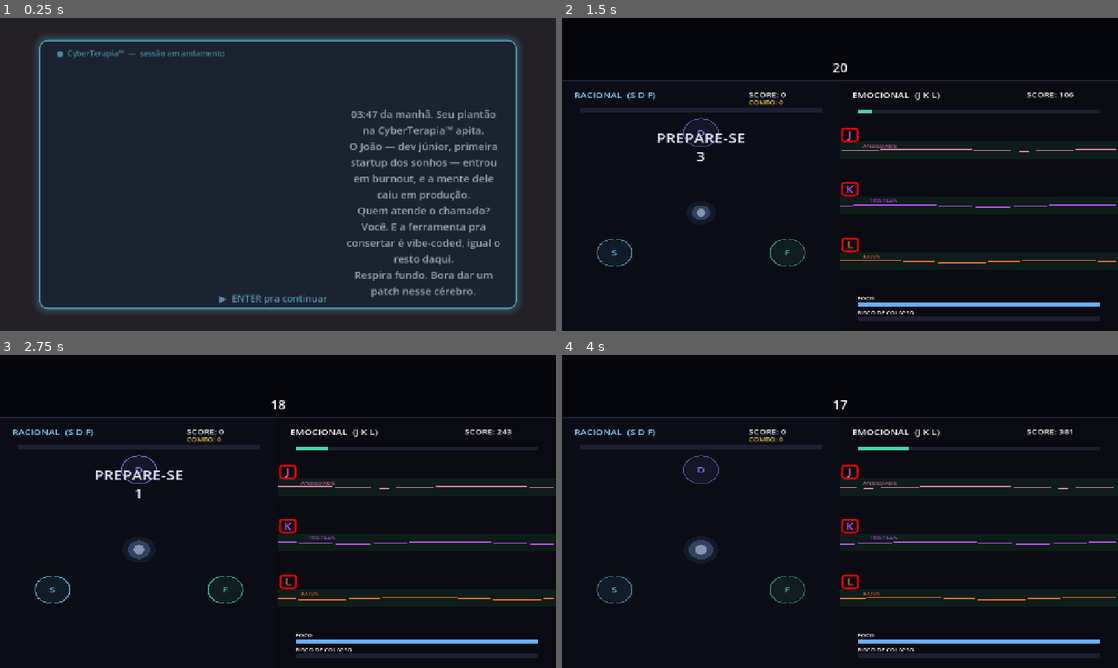
Above: before the commit, frames 1-4 (two rows, left to right).
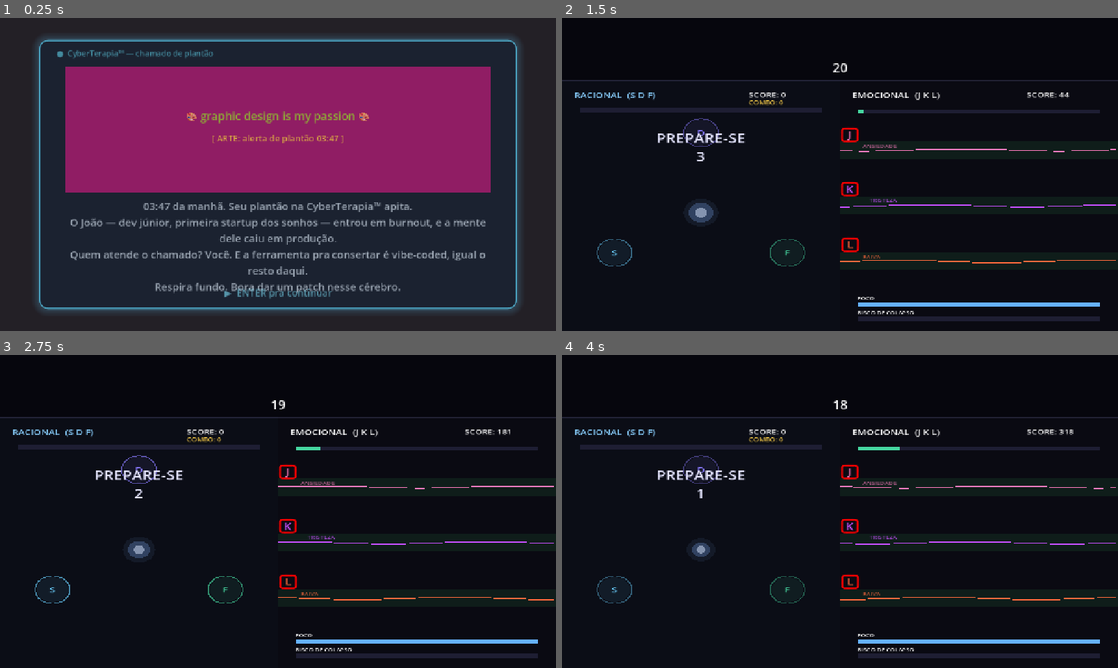
Above: after the commit, the same moments.

Repository: joaopedrogiancolidev/Gamejam42
Game: Godot game, scene res://scenes/Lore1.tscn
The game is run twice, just before and just after one commit, with the same random seed, the same clock (stepped at 60 frames per second) and the same inputs. This scene is started directly instead of the project's main scene. Sound files missing from this copy of the repository are replaced by a short silence.
Inputs:
- Up to frame 1 (0.25 s): no input
- Up to frame 2 (1.5 s): tap Enter at 0.5, 0.6 s; hold D 0.53-1.28 s; tap Space at 0.77, 1.07 s; tap Keypad Enter at 0.8, 1.35 s; hold S from 1.28 s (still down)
- Up to frame 3 (2.75 s): tap Space at 1.52, 1.82, 2.3 s; tap K at 1.55, 2.1 s; release S at 2.03 s; hold D from 2.03 s (still down)
- Up to frame 4 (4 s): tap Space at 2.85, 3.02, 3.32, 3.77 s; tap Enter at 3.05, 3.6 s; release D at 3.53 s; hold S from 3.53 s (still down); tap Keypad Enter at 3.8 s

The runs differ from the first frame. In frame 1, 36% of the frame differs, in the area x 11-90%, y 10-92%; in frame 2, 0.9%; in frame 3, 0.9%; in frame 4, 1.3%.

Commit message:
feat: esqueleto do fluxo de cenas (menu->lore->tutoriais->hub) + renomeia TemplateLore

Diff:
--- a/scenes/Lore1.tscn
+++ b/scenes/Lore1.tscn
@@ -1,32 +1,12 @@
-[gd_scene format=3 uid="uid://bmomykciw7w5h"]
+[gd_scene load_steps=2 format=3]
 
-[ext_resource type="PackedScene" path="res://scenes/CardLore.tscn" id="1_base"]
+[ext_resource type="PackedScene" path="res://scenes/TemplateLore.tscn" id="1_base"]
 
-[node name="Lore1" unique_id=123050302 instance=ExtResource("1_base")]
+[node name="Lore1" instance=ExtResource("1_base")]
+header = "●  CyberTerapia™ — chamado de plantão"
 texto = "03:47 da manhã. Seu plantão na CyberTerapia™ apita.
 O João — dev júnior, primeira startup dos sonhos — entrou em burnout, e a mente dele caiu em produção.
 Quem atende o chamado? Você. E a ferramenta pra consertar é vibe-coded, igual o resto daqui.
 Respira fundo. Bora dar um patch nesse cérebro."
-proxima_cena = "res://scenes/Hub.tscn"
-
-[node name="Conteudo" parent="." index="4"]
-layout_mode = 3
-anchors_preset = 0
-offset_left = -2.0
-offset_top = -43.0
-offset_right = 1278.0
-offset_bottom = 677.0
-
-[node name="Texto" parent="Conteudo" index="0"]
-layout_mode = 0
-offset_left = 793.0
-offset_top = 247.0
-offset_right = 1162.0
-offset_bottom = 626.0
-
-[node name="Continuar" parent="Conteudo" index="1"]
-layout_mode = 0
-offset_left = 141.0
-offset_top = 672.0
-offset_right = 1121.0
-offset_bottom = 710.0
+arte_placeholder = "[ ARTE: alerta de plantão 03:47 ]"
+proxima_cena = "res://scenes/Tutorial1.tscn"
--- /dev/null
+++ b/scenes/Lore2.tscn
@@ -0,0 +1,11 @@
+[gd_scene load_steps=2 format=3]
+
+[ext_resource type="PackedScene" path="res://scenes/TemplateLore.tscn" id="1_base"]
+
+[node name="Lore2" instance=ExtResource("1_base")]
+header = "●  CyberTerapia™ — sessão oficial"
+texto = "Sessão oficial: os dois lados AO MESMO TEMPO.
+RAZÃO (W A S D) · EMOÇÃO (I J K L).
+Mantenham o equilíbrio — e segurem firme quando o glitch travar uma tecla."
+arte_placeholder = "[ ARTE: painel da sessão / lembrete de teclas ]"
+proxima_cena = "res://scenes/Hub.tscn"
--- /dev/null
+++ b/scenes/PlotTwist.tscn
@@ -0,0 +1,11 @@
+[gd_scene load_steps=2 format=3]
+
+[ext_resource type="PackedScene" path="res://scenes/TemplateLore.tscn" id="1_base"]
+
+[node name="PlotTwist" instance=ExtResource("1_base")]
+header = "⚠  ALERTA DO SISTEMA"
+texto = "KERNEL PANIC: o lado RACIONAL travou.
+Sozinho você não dá conta dos dois lados...
+CHAMA UM COLEGA pra sentar do seu lado — agora são 2 no mesmo teclado!"
+arte_placeholder = "[ ARTE: CHAMA O COLEGA! · 2 players ]"
+proxima_cena = "res://scenes/Tutorial2.tscn"
--- a/scenes/CardLore.tscn
+++ b/scenes/TemplateLore.tscn
@@ -1,6 +1,6 @@
 [gd_scene load_steps=3 format=3]
 
-[ext_resource type="Script" path="res://scripts/CardLore.gd" id="1_card"]
+[ext_resource type="Script" path="res://scripts/TemplateLore.gd" id="1_tpl"]
 
 [sub_resource type="StyleBoxFlat" id="StyleBoxFlat_tela"]
 bg_color = Color(0.05, 0.05, 0.1, 0.92)
@@ -16,8 +16,8 @@
 shadow_color = Color(0.4, 0.8, 1, 0.3)
 shadow_size = 18
 
-[node name="CardLore" type="Node2D"]
-script = ExtResource("1_card")
+[node name="TemplateLore" type="Node2D"]
+script = ExtResource("1_tpl")
 
 [node name="Fundo" type="ColorRect" parent="."]
 offset_right = 1280.0
@@ -38,7 +38,7 @@
 offset_bottom = 96.0
 theme_override_colors/font_color = Color(0.4, 0.9, 1, 0.85)
 theme_override_font_sizes/font_size = 18
-text = "●  CyberTerapia™  —  sessão em andamento"
+text = "●  CyberTerapia™"
 
 [node name="Imagem" type="TextureRect" parent="."]
 offset_left = 150.0
@@ -47,6 +47,32 @@
 offset_bottom = 400.0
 expand_mode = 1
 stretch_mode = 5
+
+[node name="Placeholder" type="ColorRect" parent="."]
+offset_left = 150.0
+offset_top = 112.0
+offset_right = 1130.0
+offset_bottom = 400.0
+color = Color(0.92, 0.1, 0.55, 0.9)
+
+[node name="Titulo" type="Label" parent="Placeholder"]
+offset_top = 95.0
+offset_right = 980.0
+offset_bottom = 140.0
+theme_override_colors/font_color = Color(0.55, 1, 0.1, 1)
+theme_override_font_sizes/font_size = 26
+text = "🎨 graphic design is my passion 🎨"
+horizontal_alignment = 1
+
+[node name="Desc" type="Label" parent="Placeholder"]
+offset_top = 150.0
+offset_right = 980.0
+offset_bottom = 230.0
+theme_override_colors/font_color = Color(1, 0.95, 0.2, 1)
+theme_override_font_sizes/font_size = 20
+text = "[ ARTE AQUI ]"
+horizontal_alignment = 1
+autowrap_mode = 3
 
 [node name="Conteudo" type="Control" parent="."]
 offset_right = 1280.0
@@ -59,7 +85,7 @@
 offset_bottom = 606.0
 theme_override_colors/font_color = Color(0.9, 0.95, 1, 1)
 theme_override_font_sizes/font_size = 24
-text = "Texto da lore aqui..."
+text = "Texto da história aqui..."
 horizontal_alignment = 1
 autowrap_mode = 3
 
--- /dev/null
+++ b/scenes/Tutorial1.tscn
@@ -0,0 +1,11 @@
+[gd_scene load_steps=2 format=3]
+
+[ext_resource type="PackedScene" path="res://scenes/TemplateLore.tscn" id="1_base"]
+
+[node name="Tutorial1" instance=ExtResource("1_base")]
+header = "●  TUTORIAL — lado emocional"
+texto = "Primeiro, as ONDAS EMOCIONAIS.
+Segure I J K L pra puxar ansiedade, tristeza e raiva de volta pra zona calma.
+Não deixe o RISCO DE COLAPSO encher."
+arte_placeholder = "[ aqui roda o minigame WAVES em modo fácil ]"
+proxima_cena = "res://scenes/PlotTwist.tscn"
--- /dev/null
+++ b/scenes/Tutorial2.tscn
@@ -0,0 +1,11 @@
+[gd_scene load_steps=2 format=3]
+
+[ext_resource type="PackedScene" path="res://scenes/TemplateLore.tscn" id="1_base"]
+
+[node name="Tutorial2" instance=ExtResource("1_base")]
+header = "●  TUTORIAL — lado racional"
+texto = "Agora o RITMO RACIONAL.
+No tempo certo, aperte W A S D pra executar as tarefas no ritmo.
+Mandar bem em sequência = COMBO."
+arte_placeholder = "[ aqui roda o minigame DANCE em modo fácil ]"
+proxima_cena = "res://scenes/Lore2.tscn"
--- a/scripts/CardLore.gd
+++ /dev/null
@@ -1,61 +0,0 @@
-extends Node2D
-
-# ============================================================
-#  CARD DE LORE — template reaproveitável (LORE 1 / plot-twist / LORE 2)
-#
-#  Mostra: imagem (opcional) + texto + "ENTER pra continuar".
-#  Tudo configurável no Inspector, sem mexer no código:
-#    - texto         : o que a tela escreve
-#    - imagem        : arraste a arte (Texture2D) aqui
-#    - proxima_cena  : a cena que abre ao apertar ENTER (.tscn)
-#
-#  COMO USAR pra criar uma tela nova:
-#    1. No FileSystem, botão direito em CardLore.tscn ->
-#       "New Inherited Scene" (ou duplique a cena).
-#    2. Preencha 'texto', arraste a 'imagem' e escolha a
-#       'proxima_cena' no Inspector.
-#    3. Salve como Lore1.tscn, PlotTwist.tscn, etc.
-#  Encadeie: Menu -> Lore1 -> (tutorial) -> PlotTwist -> ... -> Hub.
-#
-#  TESTAR: abra a cena e aperte F6.
-# ============================================================
-
-@export_multiline var texto: String = "Texto da lore aqui..."
-@export var imagem: Texture2D
-@export_file("*.tscn") var proxima_cena: String = ""
-
-@onready var _texto: Label = $Conteudo/Texto
-@onready var _imagem: TextureRect = $Imagem
-@onready var _continuar: Label = $Conteudo/Continuar
-
-var _t: float = 0.0
-
-
-func _ready() -> void:
-	_texto.text = texto
-	if imagem:
-		_imagem.texture = imagem
-	# fade-in suave do conjunto
-	modulate = Color(1, 1, 1, 0)
-	var tw := create_tween()
-	tw.tween_property(self, "modulate", Color(1, 1, 1, 1), 0.4)
-
-
-func _process(delta: float) -> void:
-	# pulso no "ENTER pra continuar"
-	_t += delta
-	var col: Color = _continuar.modulate
-	col.a = 0.55 + 0.45 * (0.5 + 0.5 * sin(_t * 3.0))
-	_continuar.modulate = col
-
-
-func _input(event: InputEvent) -> void:
-	if not (event is InputEventKey) or not event.pressed or event.echo:
-		return
-	if event.keycode in [KEY_ENTER, KEY_KP_ENTER, KEY_SPACE]:
-		_avancar()
-
-
-func _avancar() -> void:
-	if proxima_cena != "":
-		get_tree().change_scene_to_file(proxima_cena)
--- a/scripts/Menu.gd
+++ b/scripts/Menu.gd
@@ -83,4 +83,4 @@
 
 
 func _comecar() -> void:
-	get_tree().change_scene_to_file("res://scenes/Hub.tscn")
+	get_tree().change_scene_to_file("res://scenes/Lore1.tscn")
--- /dev/null
+++ b/scripts/TemplateLore.gd
@@ -0,0 +1,71 @@
+extends Node2D
+
+# ============================================================
+#  TEMPLATE LORE — molde reaproveitável das telinhas de história
+#  (Lore1 / Tutorial1 / PlotTwist / Tutorial2 / Lore2 ...)
+#
+#  É só o MOLDE: define o visual (moldura de monitor neon) e o
+#  comportamento (mostra o texto + ENTER -> próxima cena).
+#  Cada tela de verdade HERDA este molde e preenche no Inspector:
+#    - header          : a barrinha de status no topo da telinha
+#    - texto           : o texto da tela
+#    - imagem          : a arte (Texture2D). Se vazio, mostra o
+#                        placeholder "graphic design is my passion".
+#    - arte_placeholder: o que descreve a arte que vai ali
+#    - proxima_cena    : a cena que abre no ENTER (.tscn)
+#
+#  Criar tela nova: botão direito em TemplateLore.tscn ->
+#  "New Inherited Scene", preenche os campos, salva.
+# ============================================================
+
+@export var header: String = "●  CyberTerapia™"
+@export_multiline var texto: String = "Texto da história aqui..."
+@export var imagem: Texture2D
+@export var arte_placeholder: String = "[ ARTE AQUI ]"
+@export_file("*.tscn") var proxima_cena: String = ""
+
+@onready var _header: Label = $Header
+@onready var _texto: Label = $Conteudo/Texto
+@onready var _imagem: TextureRect = $Imagem
+@onready var _placeholder: ColorRect = $Placeholder
+@onready var _placeholder_desc: Label = $Placeholder/Desc
+@onready var _continuar: Label = $Conteudo/Continuar
+
+var _t: float = 0.0
+
+
+func _ready() -> void:
+	_header.text = header
+	_texto.text = texto
+	if imagem:
+		_imagem.texture = imagem
+		_imagem.visible = true
+		_placeholder.visible = false
+	else:
+		_imagem.visible = false
+		_placeholder.visible = true
+		_placeholder_desc.text = arte_placeholder
+	# fade-in suave do conjunto
+	modulate = Color(1, 1, 1, 0)
+	var tw := create_tween()
+	tw.tween_property(self, "modulate", Color(1, 1, 1, 1), 0.4)
+
+
+func _process(delta: float) -> void:
+	# pulso no "ENTER pra continuar"
+	_t += delta
+	var col: Color = _continuar.modulate
+	col.a = 0.55 + 0.45 * (0.5 + 0.5 * sin(_t * 3.0))
+	_continuar.modulate = col
+
+
+func _input(event: InputEvent) -> void:
+	if not (event is InputEventKey) or not event.pressed or event.echo:
+		return
+	if event.keycode in [KEY_ENTER, KEY_KP_ENTER, KEY_SPACE]:
+		_avancar()
+
+
+func _avancar() -> void:
+	if proxima_cena != "":
+		get_tree().change_scene_to_file(proxima_cena)
Not shown, removed: scripts/CardLore.gd.uid
